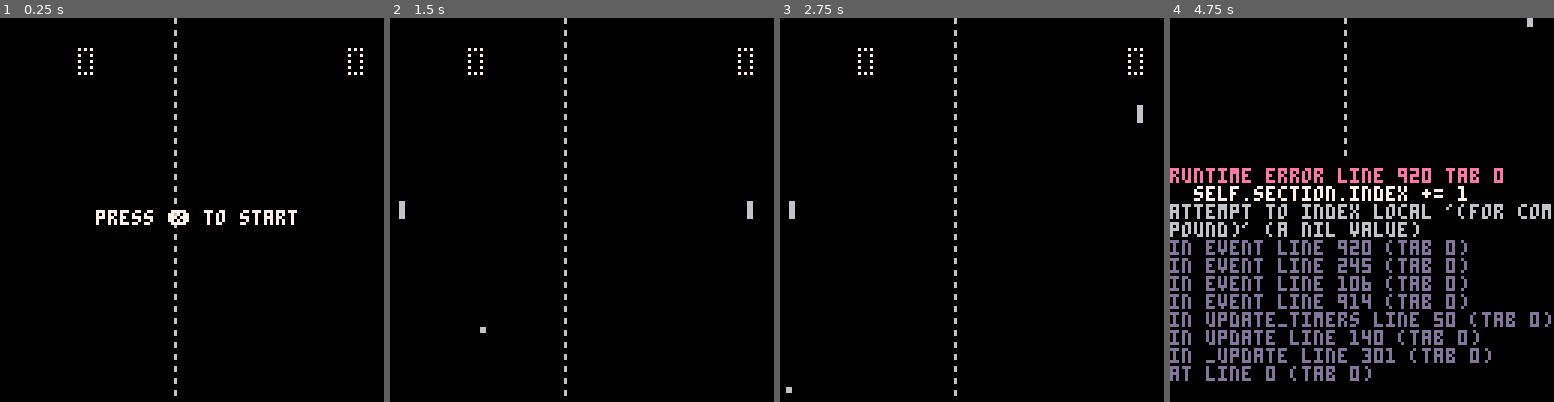
Above: before the commit, frames 1-4 (left to right).
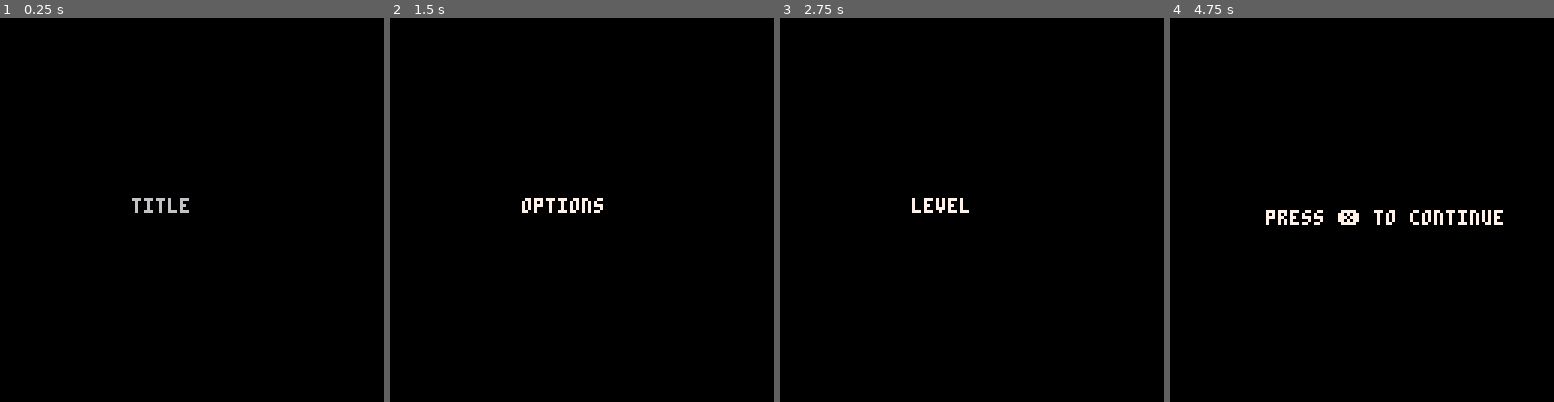
Above: after the commit, the same moments.

Repository: akinlin/Pico_Games
Game: PICO-8 cartridge pong.p8
Two runs of this game, one before a commit and one after it. Both use one fixed random seed, a clock stepped at 60 frames per second and the inputs below.
Inputs:
- Up to frame 1 (0.25 s): no input
- Up to frame 2 (1.5 s): tap X (X key) at 0.33, 1.07 s
- Up to frame 3 (2.75 s): tap X (X key) at 1.85 s; hold Up 2.15-2.42 s
- Up to frame 4 (4.75 s): tap X (X key) at 2.97, 4.08 s; hold Down 3.63-3.97 s; hold Up from 4.73 s (still down)

The runs differ from the first frame. In frame 1, 1.6% of the frame differs, in the area x 20-95%, y 0-99%; in frame 2, 1.1%; in frame 3, 1.0%; in frame 4, 15%, in the area x 0-100%, y 0-95%.
Error before the commit: runtime error line 920 tab 0; self.section.index += 1; attempt to index local '(for compound)' (a nil value)

Commit message:
Torn down to basic state change to start game flow clean up

Diff:
--- a/pong.p8
+++ b/pong.p8
@@ -4,21 +4,28 @@
 
 --[[
     --PR Goals--
-    Take a string of any length
-    Take a defined rect space to show the text within
-    warp the text if it prints beyond the edge of the rect
-    grow the rect height when text warps
-
-    load a single dialogue and not the pong game
-    set up a key press trigger to advance between dialogues for debugging
-
-    Need to know
-    - width of rect
-    - length of text
-
-    SWITCHING TO game_master BRANCH TO FIX THE GAME LOOP FLOW
-    WILL NEED TO MERGE FIXES BACK BEFORE CONTINUING PROGRESS ON THIS BRANCH
-
+    Need to fix the game flow
+    - init
+        - create a reset function
+        - game_manager handles inits, resets for all objects
+        - game_manager single instance
+        - level multiple instances
+         - pong object per level
+         - textbox object per level
+         - dialogue object per level
+          - section multiple instances
+          - phrase multiple instances
+    - update
+        - game_manager controls update logic between screens and states (level, menu)
+        - every obejct handles their own update logic function
+        - level manages update handling between pong, textbox, dialogue
+        - input event capturing is centralized and passed to the game_manager
+    - draw
+        - game_manager handles all draw requests outside of debug draw
+        - level handles drawing of textbox, pong, dialogue
+
+    Complete rebuild down to the studs
+    Add back more advanced features only after finalizing the basic game flow described above
 ]]
 SCORE_TO_WIN = 11
 PADDLE_SPEED = 4
@@ -60,30 +67,42 @@
 game_manager = {}
 -- states and events
 game_manager.states = {title=0,menu=1,options=2,level=3,gameover=4,intermission=5}
+game_manager.states.size = 5
 game_manager.events = {level_complete=10}
 game_manager.inputevents = {key_pressed=20}
 game_manager.timerevents = {timer_fired=30}
 function game_manager:new()
-	local gm = {
-		state = game_manager.states.menu,
-		levels = {},
-		level_index = 1
-	}
+    printh('game_manager:new')
+	local gm = {}
 	setmetatable(gm, {
 		__index = function(t, k)
 			if k == "level" then
-				return t.levels[t.level_index]
+				if t.levels and t.level_index then
+					return t.levels[t.level_index]
+				else
+					return nil
+                end
 			else
 				return game_manager[k]
 			end
 		end
 	})
+    gm:reset()
 	return gm
+end
+
+function game_manager:reset()
+	self.state = game_manager.states.title
+    self.levels = {}
+    self.level_index = 1
+    self.screenwidth = 128
+    self.screenheight = 128
+    printh('game_manager:reset')
 end
 
 function game_manager:change_state(s)
 	self.state = s
-    printh("state="..s)
+    printh('game_manager:change_state: '..s)
 end
 
 function game_manager:add_level(l)
@@ -93,12 +112,15 @@
 function game_manager:event(e)
 	local events = {
 		[game_manager.events.level_complete] = function()
+            printh('game_manager:event: level_complete')
+            --[[
             if self.level_index+1 <= #self.levels then
                 self.level_index += 1
 			    self:change_state(game_manager.states.intermission)
             else
                 self:change_state(game_manager.states.gameover)
             end
+            ]]
         end
 	}
 
@@ -113,6 +135,15 @@
 function game_manager:input(e)
 	local inputevents = {
 		[game_manager.inputevents.key_pressed] = function()
+            printh('game_manager:input: key_pressed')
+            printh('self.state: '..self.state)
+            printh('max states: '..game_manager.states.size)
+            if self.state < game_manager.states.size then
+                self:change_state(self.state+1)
+            else
+                self:reset()
+            end
+            --[[
 			if self.state == game_manager.states.menu or game_manager.states.intermission then
 				if self.level_index <= #self.levels then
 					self:change_state(game_manager.states.level)
@@ -128,6 +159,7 @@
                 --self.level.diaglogue:reset()
                 --self.level:load()
             end
+            ]]
         end
 	}
 
@@ -140,21 +172,44 @@
 end
 
 function game_manager:update()
-    update_timers()
-	update_input()
-
-	if self.state == game_manager.states.level then
-		self.level:update()
-    elseif gm.state == game_manager.states.gameover then
-        --update_gameover_state()
-        self.level.textbox:update()
-    elseif gm.state == game_manager.states.intermission then
-        self.level.pong:update_game_state()
-	end
+    --update_timers()
+
+    --[[
+    local states = {
+		[game_manager.states.title] = function()
+			printh('game_manager update title')
+        end,
+		[game_manager.states.menu] = function()
+			printh('game_manager update menu')
+        end,
+		[game_manager.states.options] = function()
+			printh('game_manager update options')
+        end,
+        [game_manager.states.level] = function()
+            printh('game_manager update level')
+            --self.level:update()
+        end,
+		[game_manager.states.gameover] = function()
+			printh('game_manager update gameover')
+            --self.level.textbox:update()
+		end,
+		[game_manager.states.intermission] = function()
+            printh('game_manager update intermission')
+            --self.level.pong:update_game_state()
+		end
+	}
+
+	local update = states[self.state]
+    if update then
+        update()
+    else
+        printh('no update state for '..self.state)
+    end
+    ]]
 end
 
 function game_manager:draw()
-    pong.draw_board()
+    --pong.draw_board()
 
 	local states = {
 		[game_manager.states.title] = function()
@@ -167,15 +222,16 @@
 			print("options",44,60)
         end,
         [game_manager.states.level] = function()
-            self.level:draw()
+            print("level",44,60)
+            --self.level:draw()
         end,
 		[game_manager.states.gameover] = function()
 			print("game over",45,60)
-            self.level.textbox:draw()
+            --self.level.textbox:draw()
 		end,
 		[game_manager.states.intermission] = function()
             -- pong
-            pong.draw_ball()
+            --pong.draw_ball()
             print("press ❎ to continue",32,64,7)
 		end
 	}
@@ -184,19 +240,73 @@
     if state then
         state()
     else
-        printh('not draw state for '..self.state)
-    end
-end
-
--- [[ Level ]]
+        printh('no draw state for '..self.state)
+    end
+end
+
+--[[ INIT ]]
+function _init()
+    -- creates the global gm object
+	gm = game_manager:new()
+    -- add levels
+    for x=1, #dialogues do
+        gm:add_level(level:new(dialogues[x]))
+    end
+end
+
+--[[ UPDATE ]]
+function _update()
+    update_input()
+	gm:update()
+end
+
+function update_input()
+	if btnp(❎) then
+		gm:input(game_manager.inputevents.key_pressed)
+	end
+end
+
+--[[ DRAW ]]
+function _draw()
+	cls(0)
+
+    gm:draw()
+
+    -- debug rendering
+    --draw_debug()
+end
+
+function draw_debug()
+    -- draw collsion box on wall
+    for x=1,#walls do
+        if (walls[x].collision_debug_draw) then
+            if (walls[x].collsionpt) then
+                rect(walls[x].collsionpt.x,walls[x].collsionpt.y,walls[x].collsionpt.x+2,walls[x].collsionpt.y+2,walls[x].collisiontextboxcolor)
+            end
+        end
+    end
+
+    -- debug prediction collision box drawing
+    if (predictwall.collsionpt) then
+        rect(predictwall.collsionpt.x,predictwall.collsionpt.y,predictwall.collsionpt.x+2,predictwall.collsionpt.y+2,predictwall.collisiontextboxcolor)
+    end
+    if (player1.prediction) then
+        rect(player1.prediction.x,player1.prediction.y,player1.prediction.x+2,player1.prediction.y+2,player1.collisiontextboxcolor)
+    end
+
+    rect(predictwall.x,predictwall.y,predictwall.x+predictwall.width,predictwall.y+predictwall.height,8)
+end
+
+-->8
+-- level
 level = {}
 level.__index = level
 level.events = {phrase_complete=40,section_complete=41,sequence_complete=42,level_complete=43,tb_open=44,tb_closed=45}
 function level:new(d,tb,p)
-	local l = {
+    local l = {
 		dialogue=d,
-		textbox=tb,
-		pong=p
+		textbox=tb or textbox:new(0,120,128,2,12),
+		pong=p or pong:new()
 	}
 	setmetatable(l,level)
 	return l
@@ -273,97 +383,6 @@
     pong.draw_ball()
 	tb:draw()
 end
-
---[[ INIT ]]
-function _init()
-    -- creates the global gm object
-	gm = game_manager:new()
-    gm.screenwidth = 128
-    gm.screenheight = 128
-	-- create textbox object
-	tb = textbox:new(0,120,128,2,12)
-    -- create pong object
-    p = pong:new()
-    p:reset_game()
-	-- add 5 levels
-    --[[
-    -- debug add array of levels, TODO: should probably always just load the array
-	gm:add_level(level:new(dialogues[1],tb,p))
-	gm:add_level(level:new(dialogues[2],tb,p))
-	gm:add_level(level:new(dialogues[3],tb,p))
-	gm:add_level(level:new(dialogues[4],tb,p))
-	gm:add_level(level:new(dialogues[5],tb,p))
-    ]]
-    for x=1, #dialogues do
-        gm:add_level(level:new(dialogues[x],tb,p))
-    end
-end
-
---[[ UPDATE ]]
-function _update()
-	gm:update()
-end
-
-function update_input()
-	if btnp(❎) then
-		gm:input(game_manager.inputevents.key_pressed)
-	end
-end
-
---[[ Handle this with the central input handler
-function update_gameover_state()
-    if btnp(❎) then
-        p:reset_game()
-    end
-end
-]]
-
---[[ DRAW ]]
-function _draw()
-	cls(0)
-
-    gm:draw()
-
-    -- debug rendering
-    --draw_debug()
-end
-
-function draw_score()
-    -- set enable, padding, wide, tall, inverted, dotty
-    --poke(0x5f58, 0x1 | 0x2 | 0x4 | 0x8 | 0x20 | 0x40)
-    --poke(0x5f58, 0x1 | 0x2 | 0x4 | 0x8)
-
-    --print(hud.p1_score,hud.p1_x,hud.p1_y,hud.p1_color)
-    --print(hud.p2_score,hud.p2_x,hud.p2_y,hud.p2_color)
-
-    -- clear all flags, including enable
-    --poke(0x5f58, 0)
-
-    print("\^p" .. hud.p1_score,hud.p1_x,hud.p1_y,hud.p1_color)
-    print("\^p" .. hud.p2_score,hud.p2_x,hud.p2_y,hud.p2_color)
-end
-
-function draw_debug()
-    -- draw collsion box on wall
-    for x=1,#walls do
-        if (walls[x].collision_debug_draw) then
-            if (walls[x].collsionpt) then
-                rect(walls[x].collsionpt.x,walls[x].collsionpt.y,walls[x].collsionpt.x+2,walls[x].collsionpt.y+2,walls[x].collisiontextboxcolor)
-            end
-        end
-    end
-
-    -- debug prediction collision box drawing
-    if (predictwall.collsionpt) then
-        rect(predictwall.collsionpt.x,predictwall.collsionpt.y,predictwall.collsionpt.x+2,predictwall.collsionpt.y+2,predictwall.collisiontextboxcolor)
-    end
-    if (player1.prediction) then
-        rect(player1.prediction.x,player1.prediction.y,player1.prediction.x+2,player1.prediction.y+2,player1.collisiontextboxcolor)
-    end
-
-    rect(predictwall.x,predictwall.y,predictwall.x+predictwall.width,predictwall.y+predictwall.height,8)
-end
-
 -->8
 -- pong
 pong = {
@@ -844,7 +863,22 @@
     net.drawnet()
 
     -- hud
-    draw_score()
+    pong.draw_score()
+end
+
+function pong.draw_score()
+    -- set enable, padding, wide, tall, inverted, dotty
+    --poke(0x5f58, 0x1 | 0x2 | 0x4 | 0x8 | 0x20 | 0x40)
+    --poke(0x5f58, 0x1 | 0x2 | 0x4 | 0x8)
+
+    --print(hud.p1_score,hud.p1_x,hud.p1_y,hud.p1_color)
+    --print(hud.p2_score,hud.p2_x,hud.p2_y,hud.p2_color)
+
+    -- clear all flags, including enable
+    --poke(0x5f58, 0)
+
+    print("\^p" .. hud.p1_score,hud.p1_x,hud.p1_y,hud.p1_color)
+    print("\^p" .. hud.p2_score,hud.p2_x,hud.p2_y,hud.p2_color)
 end
 
 function pong.draw_ball()
@@ -853,6 +887,7 @@
 end
 -->8
 -- dialogue system
+--[[ dialogue ]]
 dialogue = {}
 
 function dialogue:new(t,c,debug)
@@ -894,6 +929,19 @@
 	})
 	return d
 end
+
+function dialogue:loadstatemachine(i,cs,u,s)
+    if i then self.init = i end
+    if cs then self.changestate = cs end
+    if u then self.update = u end
+    if s then self.states = s end
+end
+
+-- placeholder methods to be replaced with the level customizations
+function dialogue:init() end
+function dialogue:changestate() end
+function dialogue:update() end
+dialogue.states={}
 
 function dialogue.create_section()
     local s = {
@@ -946,8 +994,69 @@
     self.index=1
     self.continuesequence=true
 end
-
---[[ textbox ]]
+--[[ dialogues ]]
+dialogues={}
+
+function dialogues.printdialogue(d,i)
+    printh('--dialogues['..i..']--')
+    for x=1,#d.sections do
+        printh(' section['..x..']')
+        local section = d.sections[x]
+        for y=1,#section.phrases do
+            printh(' phrase['..y..']='..section.phrases[y].text)
+        end
+    end
+end
+
+local dialogue_test_states={beginning=0,middle=1,ending=2}
+local dialogue_test_init = function(self)
+    self:changestate(self.states.beginning)
+end
+
+local dialogue_test_changestate = function(self,s)
+    local states = {
+        [self.states.beginning] = function()
+            printh('dialogue state change: beginning')
+        end,
+        [self.states.middle] = function()
+            printh('dialogue state change: middle')
+        end,
+        [self.states.ending] = function()
+            printh('dialogue state change: ending')
+        end
+    }
+
+    local state = states[s]
+    if state then
+        state()
+        self.state=s
+    end
+end
+
+local dialogue_test_update = function(self)
+    local states = {
+        [self.states.beginning] = function()
+            printh('dialogue update: beginning')
+        end,
+        [self.states.middle] = function()
+            printh('dialogue update: middle')
+        end,
+        [self.states.ending] = function()
+            printh('dialogue update: ending')
+        end
+    }
+
+    local state = states[self.state]
+    if state then
+        state()
+    end
+end
+
+local dialogue_test = dialogue:new('testbox',0,true)
+dialogue_test:loadstatemachine(dialogue_test_init,dialogue_test_changestate,dialogue_test_update,dialogue_test_states)
+add(dialogues,dialogue_test)
+-->8
+-- textbox
 textbox = {}
 textbox.__index = textbox
 textbox.states = {closed=1,opening=2,open=3,closing=4}
@@ -1056,178 +1165,7 @@
 end
 -->8
 -- rigid bodies
--->8
--- diaglogue
-dialogues={}
-
-function dialogues.printdialogue(d,i)
-    printh('--dialogues['..i..']--')
-    for x=1,#d.sections do
-        printh(' section['..x..']')
-        local section = d.sections[x]
-        for y=1,#section.phrases do
-            printh(' phrase['..y..']='..section.phrases[y].text)
-        end
-    end
-end
-
--- placeholder methods to be replaced with the level customizations
-function dialogue:init() end
-function dialogue:changestate() end
-function dialogue:update() end
-dialogue.states={}
-
-function dialogue:loadstatemachine(i,cs,u,s)
-    if i then self.init = i end
-    if cs then self.changestate = cs end
-    if u then self.update = u end
-    if s then self.states = s end
-end
-
-local dialogue_denial_states={observing=0,crusing=1,playing=2,finish=3}
-local dialogue_denial_init = function(self)
-    self:changestate(self.states.observing)
-end
-
---[[ testing swapping out the change state function ]]
-dialogue_denial_changestate = function(self,s)
-    local states = {
-        [self.states.observing] = function()
-            -- level starts with ai turned off
-            gm.level.pong.ai=false;
-            -- no win/lose condition
-            -- has no dialogue options (delayed state until state change trigger)
-            -- dialog sequence starts after 2 points scored by player
-            printh('observing')
-        end,
-        [self.states.crusing] = function()
-            -- start showing dialogue and turn on ai after 4th dialogue section
-            gm.level.textbox:open(function() gm:event(level.events.tb_open) end)
-            printh('crusing')
-        end,
-        [self.states.playing] = function()
-            -- play until com or player wins
-            add_timer(50,function () gm.level.textbox:open(function() gm:event(level.events.tb_open) end) end)
-            self.continuesequence=false
-            gm.level.pong.ai=true;
-            hud.p1_score=0
-            hud.p2_score=0
-            printh('playing')
-        end,
-        [self.states.finish] = function()
-            -- at end of game pick win or lose message
-            add_timer(50,function () gm.level.textbox:open(function() gm:event(level.events.tb_open) end) end)
-            self.continuesequence=false
-            gm:change_state(game_manager.states.gameover)
-            player1.visible = false
-            player2.visible = false
-            printh('finish')
-        end
-    }
-
-    local state = states[s]
-    if state then
-        state()
-        self.state=s
-    end
-end
-
-dialogue_denial_update = function(self)
-    local states = {
-        [self.states.observing] = function()
-            -- check to see if the player has scored 2 points
-            -- if yes, change the state and start the dialogue sequence
-            if hud.p2_score > 1 then self:changestate(self.states.crusing) end
-        end,
-        [self.states.crusing] = function()
-            -- turn on ai after 4th dialogue section
-            if self.index > 4 then self:changestate(self.states.playing) end
-        end,
-        [self.states.playing] = function()
-            -- play until com or player wins
-            if hud.p1_score > 5 or hud.p2.p2_score > 5 then self:changestate(self.states.finish) end
-            --[[
-            if hud.p2_score > 5 then
-                self.index+=1
-                self:changestate(self.states.finish)
-            end
-            ]]
-        end,
-        [self.states.finish] = function()
-             -- at end of game pick win or lose message
-        end
-    }
-
-    local state = states[self.state]
-    if state then
-        state()
-    end
-end
-
-dialogue_test_update = function(self)
-    if btnp(❎) then
-	    gm.level.textbox:open(function() gm:event(level.events.tb_open) end)
-	end
-end
-
-local dialogue_test = dialogue:new('testbox',0,true)
-dialogue_test:loadstatemachine(nil,nil,dialogue_test_update,nil)
-add(dialogues,dialogue_test)
-
-
-local dialogue_denial = dialogue:new('denial',0,false)
-dialogue_denial:loadstatemachine(dialogue_denial_init,dialogue_denial_changestate,dialogue_denial_update,dialogue_denial_states)
-local section = dialogue.create_section()
-add(dialogue_denial.sections,section)
-    add(section.phrases,dialogue.create_phrase('hello!?',7,180))
-local section2 = dialogue.create_section()
-add(dialogue_denial.sections,section2)
-    add(section2.phrases,dialogue.create_phrase('where is the second player?',7,180))
-    add(section2.phrases,dialogue.create_phrase('are they in the bathroom?',7,240))
-    add(section2.phrases,dialogue.create_phrase('maybe you should wait for them',7,50))
-    add(section2.phrases,dialogue.create_phrase('its their quarter too',7,100))
-local section3 = dialogue.create_section()
-add(dialogue_denial.sections,section3)
-    add(section3.phrases,dialogue.create_phrase('you know pong is a 2-player game right?',7,180))
-    --add(section3.phrases,dialogue.create_phrase('is it?...',7,50))
-   -- add(section3.phrases,dialogue.create_phrase('that you..',7,50))
-    add(section3.phrases,dialogue.create_phrase('dont have any friends?',7,120))
-    --add(section3.phrases,dialogue.create_phrase('i mean if so, thats fine',7,90))
-   -- add(section3.phrases,dialogue.create_phrase('i dont have any either',7,180))
-   -- add(section3.phrases,dialogue.create_phrase('i just...',7,75))
-    add(section3.phrases,dialogue.create_phrase('sorry what i mean is',7,60))
-    add(section3.phrases,dialogue.create_phrase('do you want some help?',7,100))
-   -- add(section3.phrases,dialogue.create_phrase('i could play',7,150))
-local section4 = dialogue.create_section()
-add(dialogue_denial.sections,section4)
-  --  add(section4.phrases,dialogue.create_phrase('kinda excited, actually',7,120))
-    add(section4.phrases,dialogue.create_phrase('never got to play before',7,180))
-    add(section4.phrases,dialogue.create_phrase('i bet i am really good',7,90))
-  --  add(section4.phrases,dialogue.create_phrase('like super good, i bet',7,90))
-    add(section4.phrases,dialogue.create_phrase('brb, gonna jump in real quick',7,180))
-local section5 = dialogue.create_section()
-    add(dialogue_denial.sections,section5)
-    add(section5.phrases,dialogue.create_phrase('there we go',7,120))
-    add(section5.phrases,dialogue.create_phrase('alright, this feels good',7,180))
-    add(section5.phrases,dialogue.create_phrase('a little trickier than I thought',7,90))
-    add(section5.phrases,dialogue.create_phrase('i will shut up now so we can play',7,90))
-    -- win
-local section6 = dialogue.create_section()
-add(dialogue_denial.sections,section6)
-    add(section6.phrases,dialogue.create_phrase('see, just as i said',7,120))
-    add(section6.phrases,dialogue.create_phrase('i am good at this game',7,120))
-    --lose
-local section7 = dialogue.create_section()
-add(dialogue_denial.sections,section7)
-    add(section7.phrases,dialogue.create_phrase('hmm, i lost',7,120))
-    add(section7.phrases,dialogue.create_phrase('thats not possible',7,120))
-
---add(dialogues,dialogue_denial)
--- and the rest
---add(dialogues,dialogue:new('anger',8,true))
---add(dialogues,dialogue:new('bargining',9,true))
---add(dialogues,dialogue:new('depression',1,true))
---add(dialogues,dialogue:new('acceptance',3,true))
+
 
 __gfx__
 00000000000000000000000000000000000000000000000000000000000000000000000000000000000000000000000000000000000000000000000000000000
